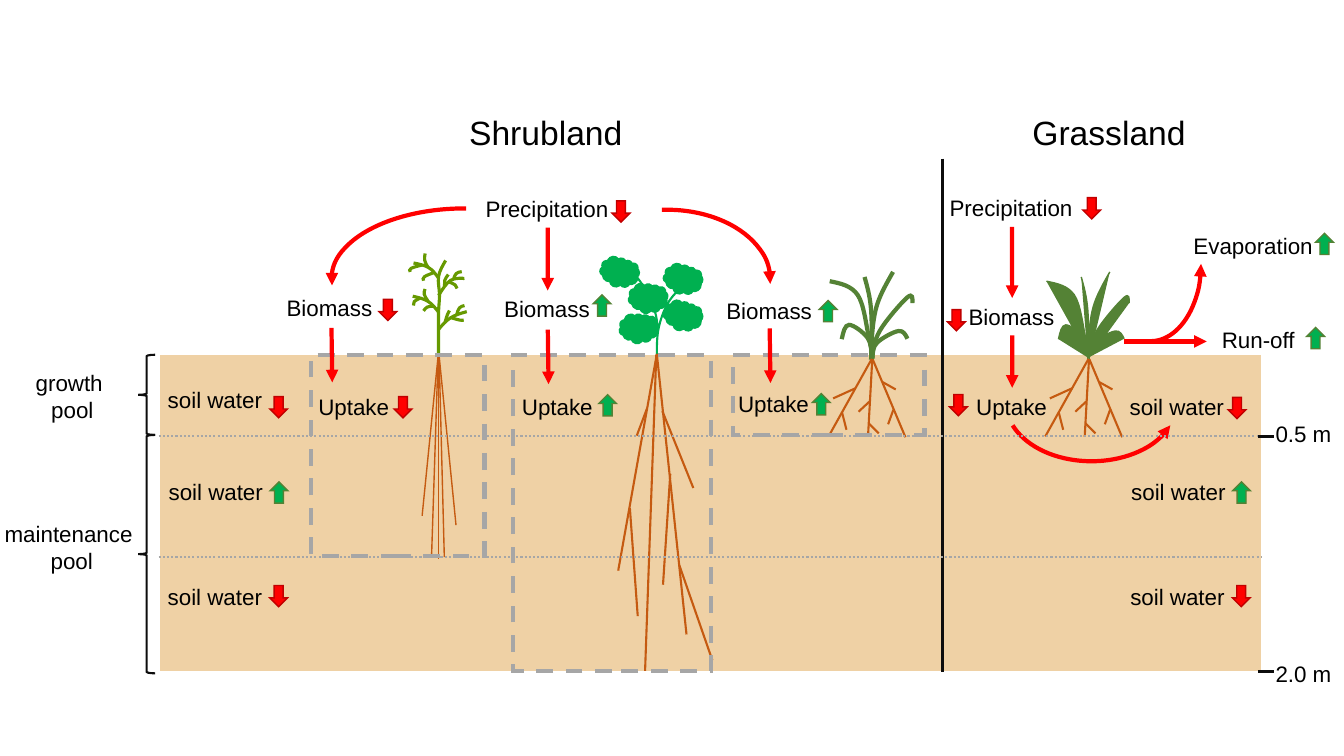
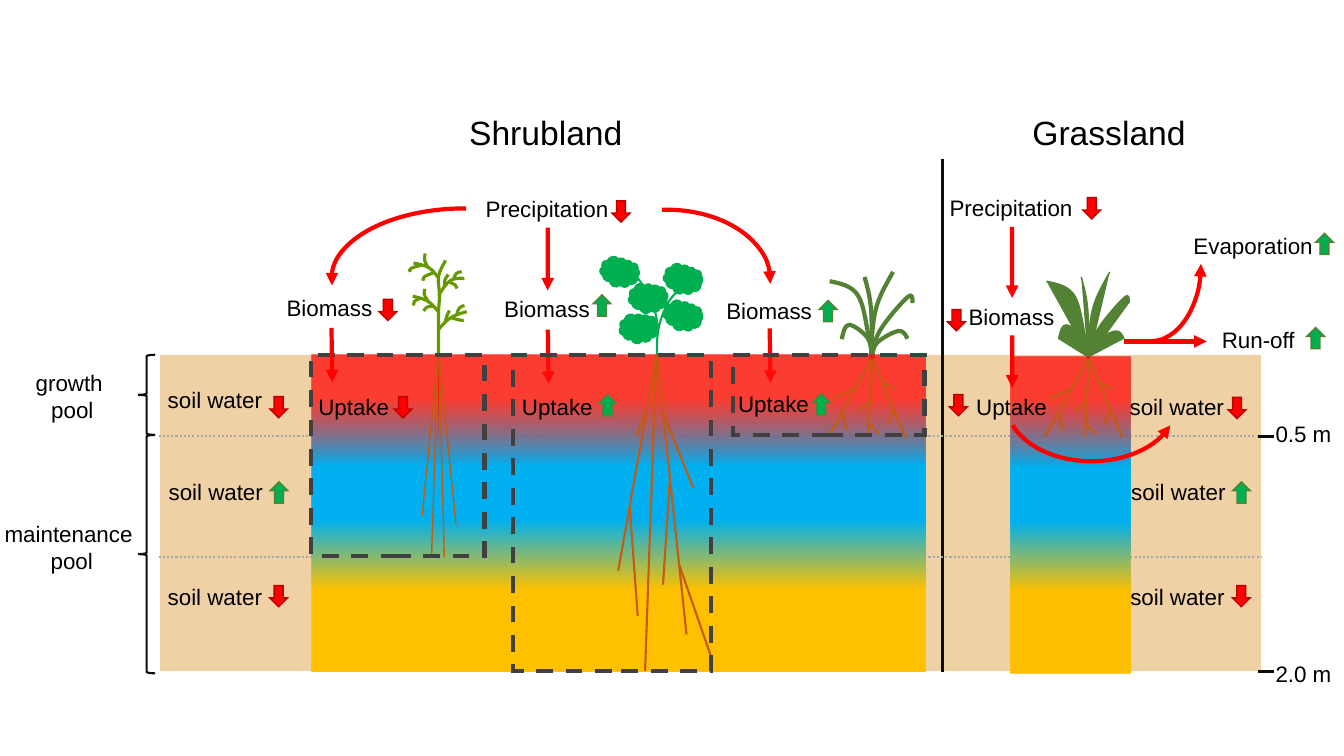
Before and after one commit to Luciana-cloud/ecohydroloma, a slide deck: slide 2 of figures/conceptual_model.pptx (slide 1 before the commit). Drawn at 1344x756 pixels with LibreOffice and Linux fonts; fonts in the diff are those of the drawing. Boxes give left, top, right and bottom in pixels: in the first picture for what was removed or moved away, otherwise in the second. Text is boxed around its words. In the diff, an @@ line names an element or a change of style, - is before the commit and + after.

```diff
--- a/figures/conceptual_model.pptx
+++ b/figures/conceptual_model.pptx
@@ outline #A6A6A6 3 pt dashed to #404040 3 pt dashed in 3 elements at <box>733,355,925,436</box>, <box>513,355,711,671</box>, <box>312,355,485,557</box> @@
@@ rectangle added at <box>312,355,926,671</box>, fill gradient #FF0D0D to #00B0F0 to #FFC000 @@
@@ rectangle added at <box>1011,357,1131,674</box>, fill gradient #FF0D0D to #00B0F0 to #FFC000 @@
```
Also in this commit, not shown: 1 slide added, 7 other files.
